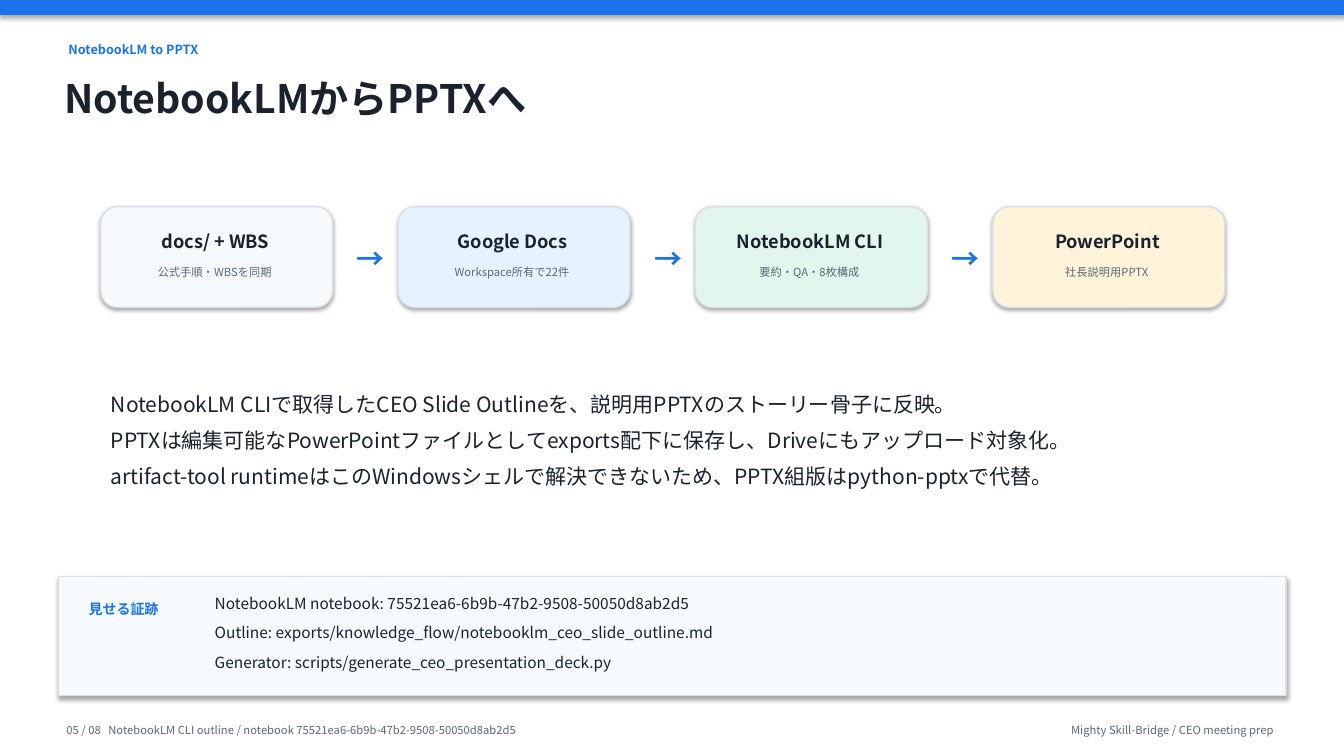
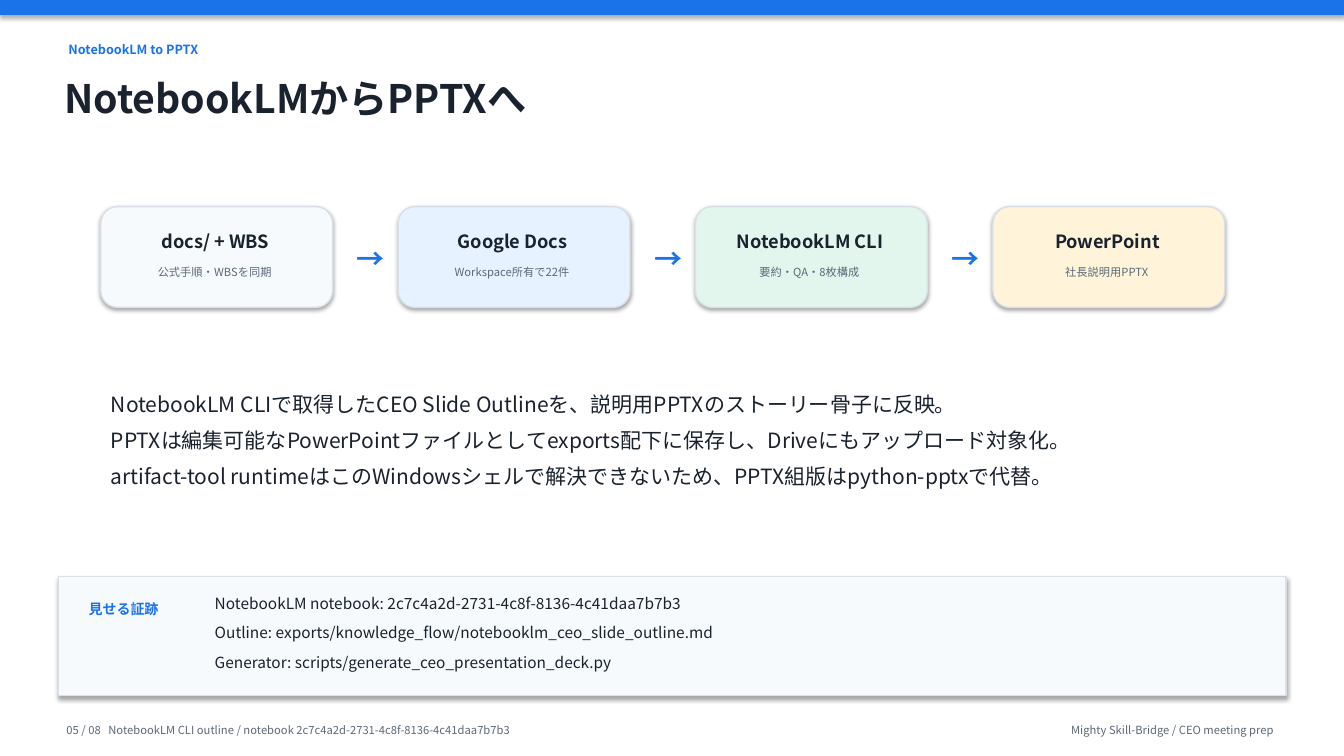
Before and after one commit to kanta13jp1/mighty-link-ai-connect, a slide deck: slide 5 of exports/knowledge_flow/mighty_skill_bridge_ceo_presentation_2026-06-02.pptx. Drawn at 1344x756 pixels with LibreOffice and Linux fonts; fonts in the diff are those of the drawing. Boxes give left, top, right and bottom in pixels: in the first picture for what was removed or moved away, otherwise in the second. Text is boxed around its words. In the diff, an @@ line names an element or a change of style, - is before the commit and + after.

```diff
--- a/exports/knowledge_flow/mighty_skill_bridge_ceo_presentation_2026-06-02.pptx
+++ b/exports/knowledge_flow/mighty_skill_bridge_ceo_presentation_2026-06-02.pptx
@@ text at [215, 596, 680, 609]: text changed @@
-NotebookLM notebook: 75521ea6-6b9b-47b2-9508-50050d8ab2d5
+NotebookLM notebook: 2c7c4a2d-2731-4c8f-8136-4c41daa7b7b3
@@ text at [66, 725, 509, 734]: text changed @@
-05 / 08 NotebookLM CLI outline / notebook 75521ea6-6b9b-47b2-9508-50050d8ab2d5
+05 / 08 NotebookLM CLI outline / notebook 2c7c4a2d-2731-4c8f-8136-4c41daa7b7b3
```
Also in this commit, not shown: 7 other slides changed, 28 other files.
